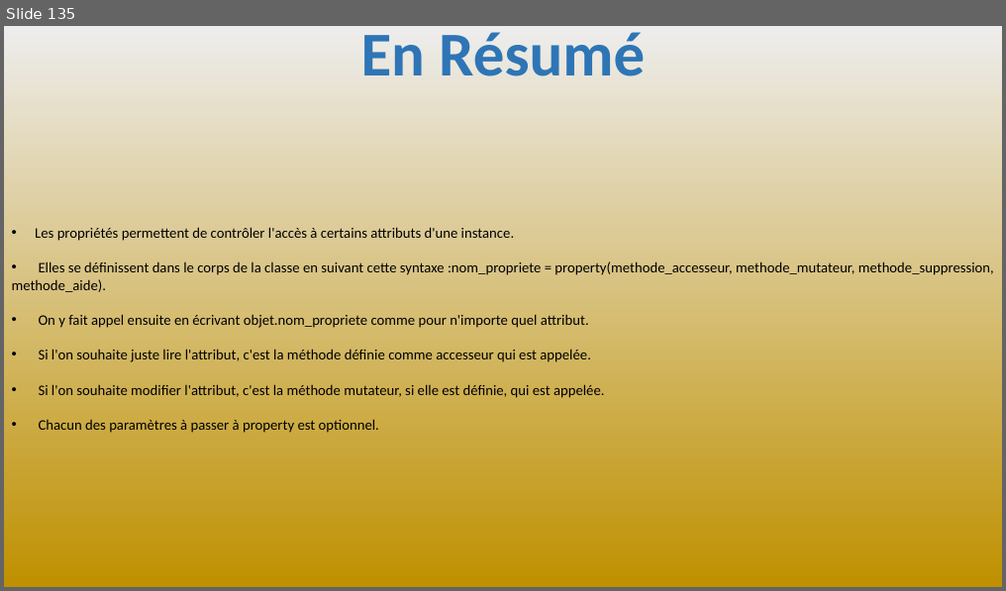
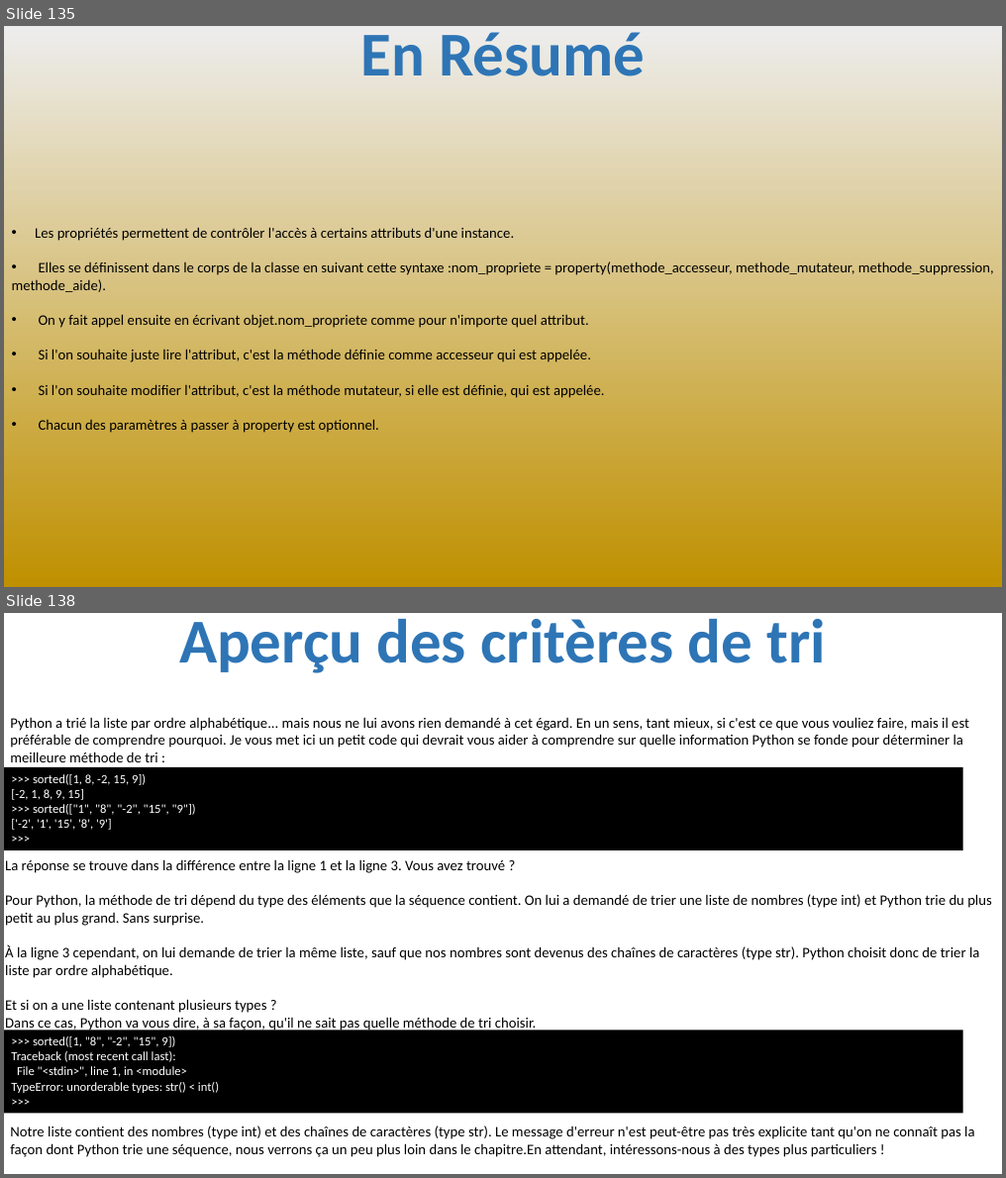
Before and after one commit to julienPalleau/PythonDoc, a slide deck: Python-resume.pptx. Shown one above the other, each under a label of ours: slide 135 before the commit, slides 135 and 138 after it; the slides between them are not shown. The pictures are 1006x591 and 1006x1178 pixels, drawn with LibreOffice and Linux fonts; fonts in the diff are those of the drawing. Boxes give left, top, right and bottom in pixels: in the first picture for what was removed or moved away, otherwise in the second. Text is boxed around its words. In the diff, an @@ line names an element or a change of style, - is before the commit and + after.

```diff
--- a/Python-resume.pptx
+++ b/Python-resume.pptx
@@ slide 138 added at [4, 613, 1002, 1174], background #FFFFFF @@
@@ title added at [179, 618, 827, 673], 60 pt, text #2E75B6, bold @@
+Aperçu des critères de tri
@@ text added at [10, 717, 969, 762], 14 pt, text #000000 @@
+Python a trié la liste par ordre alphabétique... mais nous ne lui avons rien demandé à cet égard. En un sens, tant mieux, si c'est ce que vous vouliez faire, mais il est
+préférable de comprendre pourquoi. Je vous met ici un petit code qui devrait vous aider à comprendre sur quelle information Python se fonde pour déterminer la
+meilleure méthode de tri :
@@ rectangle added at [4, 767, 963, 851], fill #000000, 12 pt, text #FFFFFF @@
+>>> sorted([1, 8, -2, 15, 9])
+[-2, 1, 8, 9, 15]
+>>> sorted(["1", "8", "-2", "15", "9"])
+['-2', '1', '15', '8', '9']
+>>>
@@ text added at [5, 860, 992, 1032], 14 pt, text #000000 @@
+La réponse se trouve dans la différence entre la ligne 1 et la ligne 3. Vous avez trouvé ?
+Pour Python, la méthode de tri dépend du type des éléments que la séquence contient. On lui a demandé de trier une liste de nombres (type int) et Python trie du plus
+petit au plus grand. Sans surprise.
+À la ligne 3 cependant, on lui demande de trier la même liste, sauf que nos nombres sont devenus des chaînes de caractères (type str). Python choisit donc de trier la
+liste par ordre alphabétique.
+Et si on a une liste contenant plusieurs types ?
+Dans ce cas, Python va vous dire, à sa façon, qu'il ne sait pas quelle méthode de tri choisir.
@@ rectangle added at [4, 1030, 963, 1113], fill #000000, 12 pt, text #FFFFFF @@
+>>> sorted([1, "8", "-2", "15", 9])
+Traceback (most recent call last):
+File "<stdin>", line 1, in <module>
+TypeError: unorderable types: str() < int()
+>>>
@@ text added at [10, 1126, 974, 1157], 14 pt, text #000000 @@
+Notre liste contient des nombres (type int) et des chaînes de caractères (type str). Le message d'erreur n'est peut-être pas très explicite tant qu'on ne connaît pas la
+façon dont Python trie une séquence, nous verrons ça un peu plus loin dans le chapitre.En attendant, intéressons-nous à des types plus particuliers !
```
Also in this commit, not shown: 18 other slides added.
